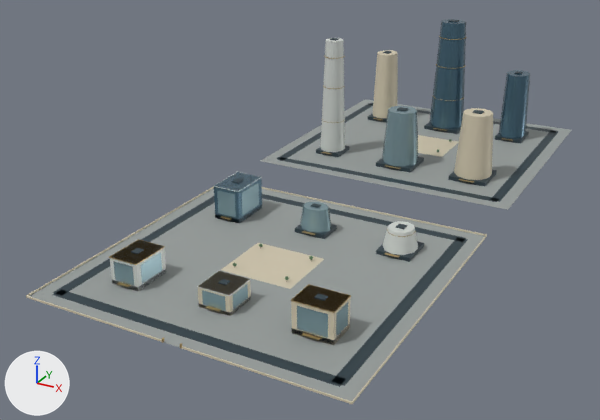
The glTF model web/public/assets/3d/ampliworld/GC-CITY-2030/GC-TILE-11-11.glb as it was, and as the next commit left it.
Camera for both pictures: a 50 mm lens placed at (1175.0, 3146.0, 389.0), pointed at (743.0, 3932.0, -4.0). The lights are fixed; the arrows at lower left show +X, +Y and +Z. The picture after the commit comes second. Where no turn or scale is listed for an object, it has been applied to the vertices. Vertices at exactly the same position are counted once.

Names of what the first picture shows: 'GC-TILE-11-11-blue', 'GC-TILE-11-11-dark', 'GC-TILE-11-11-glass', 'GC-TILE-11-11-gold', 'GC-TILE-11-11-ivory', 'GC-TILE-11-11-paving', 'GC-TILE-11-11-white' and 1 more.
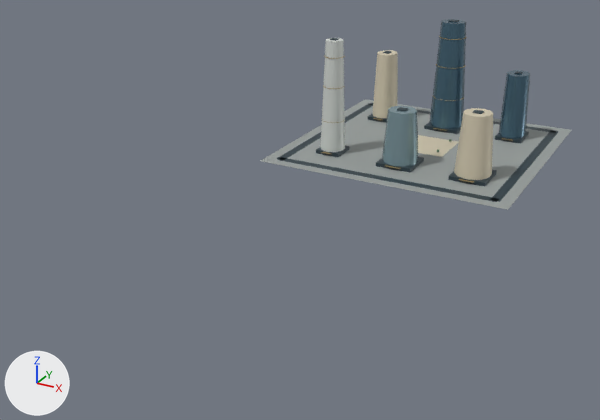
Changed parts and their boxes [x1, y1, x2, y2] in the pictures (600 x 420 px):
'GC-TILE-11-11-paving', reshaped (42% narrower, 63% shorter): before [30, 99, 571, 401]; after [260, 99, 571, 210]
'GC-TILE-11-11-ivory', reshaped (74% narrower, 63% shorter): before [26, 50, 493, 404]; after [373, 50, 493, 180]
'GC-TILE-11-11-dark', reshaped (44% narrower, 50% shorter): before [53, 19, 558, 387]; after [276, 19, 558, 202]
'GC-TILE-11-11-glass', reshaped (88% narrower, 73% shorter): before [113, 106, 418, 338]; after [382, 106, 418, 167]
'GC-TILE-11-11-blue', reshaped (68% narrower, 41% shorter): before [214, 19, 530, 223]; after [429, 19, 530, 139]
'GC-TILE-11-11-white', reshaped (92% narrower, 56% shorter): before [110, 38, 418, 296]; after [321, 38, 345, 152]
'GC-TILE-11-11-gold', reshaped (52% narrower, 53% shorter): before [109, 36, 513, 349]; after [321, 36, 513, 183]
part 1 of me_mesh_0, deleted: before [30, 188, 485, 401]
part 2 of me_mesh_1, deleted: before [53, 178, 468, 387]
part 3 of me_mesh_2, deleted: before [26, 187, 487, 404]
part 4 of me_mesh_5, deleted: before [109, 216, 416, 349]
part 5 of me_mesh_6, deleted (blue): before [214, 172, 262, 223]
part 6 of me_mesh_7, deleted: before [383, 221, 418, 255]
part 7 of me_mesh_7, deleted: before [110, 240, 166, 291]
part 8 of me_mesh_7, deleted: before [197, 270, 251, 296]
part 9 of me_mesh_7, deleted: before [213, 172, 262, 192]
part 10 of me_mesh_8, deleted: before [113, 183, 348, 338]

The change in detail:
me_mesh_0 is used by ob_gc_tile_11_11_paving; location (0.0, 0.0, 0.0).
me_mesh_0 had 16 vertices, 24 faces and spanned x 621.0..959.0, y 3621.0..4379.0, z 0.0.
me_mesh_0 now has 8 vertices, 12 faces and spans x 621.0..959.0, y 4041.0..4379.0, z 0.0.
me_mesh_0 part 1: the loose piece of 8 vertices spanning x 621.0..959.0, y 3621.0..3959.0, z 0.0 is deleted.
me_mesh_1 is used by ob_gc_tile_11_11_dark; location (0.0, 0.0, 0.0).
me_mesh_1 had 256 vertices, 384 faces and spanned x 636.0..944.0, y 3636.0..4364.0, z 0.0..159.0.
me_mesh_1 now has 128 vertices, 192 faces and spans x 636.0..944.0, y 4056.0..4364.0, z 0.0..159.0.
me_mesh_1 part 2: 16 loose pieces with 128 vertices, spanning x 636.0..944.0, y 3636.0..3944.0, z 0.0..41.0, are deleted.
me_mesh_2 is used by ob_gc_tile_11_11_ivory; location (0.0, 0.0, 0.0).
me_mesh_2 had 116 vertices, 188 faces and spanned x 620.0..960.0, y 3620.0..4325.0, z 0.0..102.0.
me_mesh_2 now has 52 vertices, 92 faces and spans x 672.0..913.0, y 4098.0..4325.0, z 0.0..102.0.
me_mesh_2 part 3: 8 loose pieces with 64 vertices, spanning x 620.0..960.0, y 3620.0..3960.0, z 0.0..33.0, are deleted.
me_mesh_5 is used by ob_gc_tile_11_11_gold; location (0.0, 0.0, 0.0).
me_mesh_5 had 656 vertices, 1152 faces and spanned x 673.0..911.0, y 3620.0..4325.0, z 0.0..136.0.
me_mesh_5 now has 444 vertices, 792 faces and spans x 673.0..911.0, y 4094.0..4325.0, z 4.0..136.0.
me_mesh_5 part 4: 16 loose pieces with 212 vertices, spanning x 674.0..911.0, y 3620.0..3901.0, z 0.0..33.0, are deleted.
me_mesh_6 is used by ob_gc_tile_11_11_blue; location (0.0, 0.0, 0.0).
me_mesh_6 had 52 vertices, 92 faces and spanned x 674.0..908.0, y 3857.0..4326.0, z 0.0..158.0.
me_mesh_6 now has 44 vertices, 80 faces and spans x 766.0..908.0, y 4278.0..4326.0, z 5.0..158.0.
me_mesh_6 part 5: the loose piece of 8 vertices spanning x 674.0..706.0, y 3857.0..3907.0, z 0.0..39.0 is deleted.
me_mesh_7 is used by ob_gc_tile_11_11_white; location (0.0, 0.0, 0.0).
me_mesh_7 had 68 vertices, 116 faces and spanned x 673.0..908.0, y 3680.0..4140.0, z 0.0..155.0.
me_mesh_7 now has 22 vertices, 40 faces and spans x 674.0..706.0, y 4104.0..4140.0, z 5.0..155.0.
me_mesh_7 part 6: the loose piece of 22 vertices spanning x 872.0..908.0, y 3862.0..3902.0, z 4.0..27.0 is deleted.
me_mesh_7 part 7: the loose piece of 8 vertices spanning x 674.0..706.0, y 3680.0..3724.0, z 0.0..29.0 is deleted.
me_mesh_7 part 8: the loose piece of 8 vertices spanning x 772.0..808.0, y 3684.0..3720.0, z 21.0 is deleted.
me_mesh_7 part 9: the loose piece of 8 vertices spanning x 673.0..707.0, y 3857.0..3907.0, z 39.0 is deleted.
me_mesh_8 is used by ob_gc_tile_11_11_glass; location (0.0, 0.0, 0.0).
me_mesh_8 had 172 vertices, 272 faces and spanned x 674.0..911.0, y 3680.0..4146.0, z 4.0..75.0.
me_mesh_8 now has 22 vertices, 40 faces and spans x 767.0..813.0, y 4098.0..4146.0, z 5.0..75.0.
me_mesh_8 part 10: 17 loose pieces with 150 vertices, spanning x 674.0..911.0, y 3680.0..3907.0, z 4.0..35.0, are deleted.
